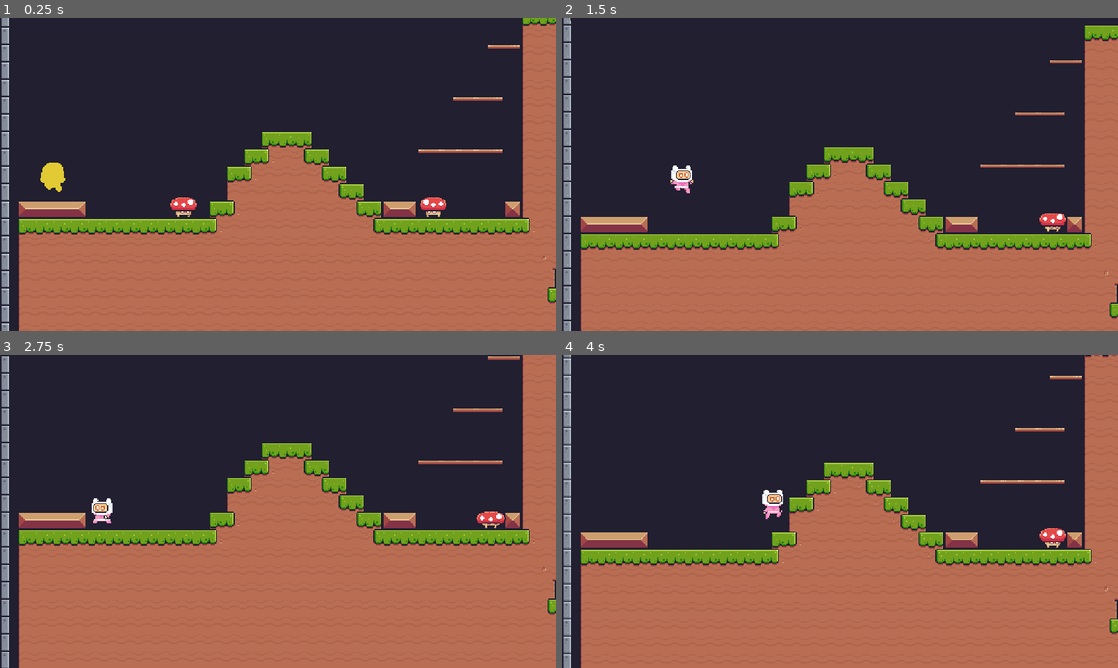
Above: before the commit, frames 1-4 (two rows, left to right).
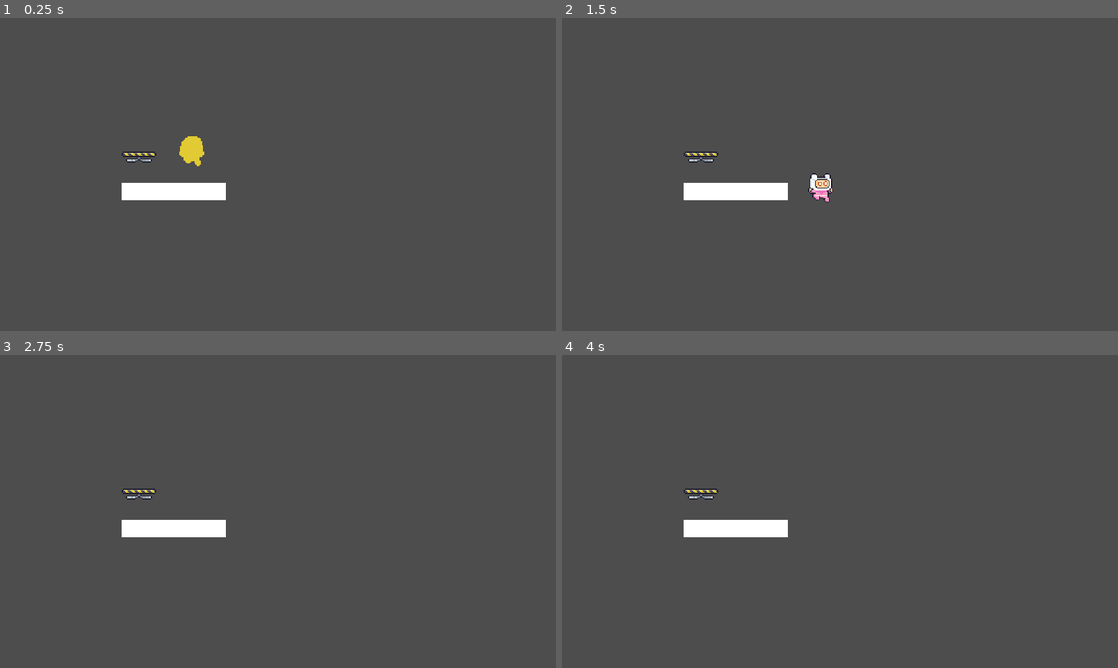
Above: after the commit, the same moments.

Repository: Jorgiz/Pixel-Adventure
Game: Godot game, scene res://main.tscn
Same seed, same stepped clock (60 frames per second), same inputs: the game is played once before the commit and once after it.
Inputs:
- Up to frame 1 (0.25 s): no input
- Up to frame 2 (1.5 s): tap Enter (ui_accept) at 0.5 s; hold D (right) from 0.53 s (still down); tap W (jump) at 0.77 s
- Up to frame 3 (2.75 s): tap W (jump) at 1.52 s; release D (right) at 2.03 s; hold A (left) from 2.03 s (still down)
- Up to frame 4 (4 s): release A (left) at 2.78 s; hold D (right) from 2.78 s (still down); tap W (jump) at 3.02, 3.77 s

The runs differ from the first frame. In frame 1, 100% of the frame differs, in the area x 0-100%, y 0-100%; in frame 2, 100%; in frame 3, 100%; in frame 4, 100%.

Commit message:
Add Falling Platform

Diff:
--- a/Main Characters/player.tscn
+++ b/Main Characters/player.tscn
@@ -12,7 +12,7 @@
 [sub_resource type="RectangleShape2D" id="RectangleShape2D_do5h4"]
 size = Vector2(16, 4)
 
-[node name="Player" type="CharacterBody2D"]
+[node name="Player" type="CharacterBody2D" groups=["player"]]
 collision_mask = 2
 script = ExtResource("1_3dy1y")
 metadata/_edit_group_ = true
--- /dev/null
+++ b/Traps/Falling Platforms/falling_platform.gd
@@ -0,0 +1,57 @@
+extends CharacterBody2D
+
+var character: CharacterBody2D
+var gravity: int = ProjectSettings.get_setting("physics/2d/default_gravity")
+var triggered: bool = false
+var process_locked: bool = false
+var acceleration := Vector2.ZERO
+
+@onready var initial_position = self.position
+
+
+func _ready() -> void:
+	set_physics_process(false)
+
+
+func _physics_process(delta: float) -> void:
+	for i in range(character.get_slide_collision_count()):
+		var collider = character.get_slide_collision(i).get_collider()
+		if collider == self:
+			process_locked = true
+			$AnimationPlayer.play("Warning")
+
+	if triggered:
+		acceleration.y += gravity * (delta**2)
+		position += acceleration
+
+
+func reset():
+	acceleration = Vector2.ZERO
+	$AnimationPlayer.play("On")
+	set_physics_process(false)
+	triggered = false
+	$CollisionShape2D.disabled = false
+	self.position = initial_position
+	process_locked = false
+
+
+func _on_player_detector_body_entered(body: Node2D) -> void:
+	character = body as CharacterBody2D
+	if character.is_in_group("player"):
+		set_physics_process(true)
+
+
+func _on_player_detector_body_exited(body: Node2D) -> void:
+	if not process_locked:
+		set_physics_process(false)
+
+
+func _on_animation_player_animation_finished(anim_name: StringName) -> void:
+	if anim_name == "Warning":
+		$CollisionShape2D.disabled = true
+		$Timer.start()
+		triggered = true
+
+
+func _on_timer_timeout() -> void:
+	reset()
--- /dev/null
+++ b/Traps/Falling Platforms/falling_platform.tscn
@@ -0,0 +1,156 @@
+[gd_scene load_steps=15 format=3 uid="uid://lb3kud4tp15k"]
+
+[ext_resource type="Texture2D" uid="uid://pwsbhgokv25g" path="res://Traps/Falling Platforms/Assets/Off.png" id="1_4h2fg"]
+[ext_resource type="Script" path="res://Traps/Falling Platforms/falling_platform.gd" id="1_pi3mq"]
+[ext_resource type="Texture2D" uid="uid://dog5n6rqq2vih" path="res://Traps/Falling Platforms/Assets/On (32x10).png" id="2_w66bj"]
+
+[sub_resource type="AtlasTexture" id="AtlasTexture_j464n"]
+atlas = ExtResource("2_w66bj")
+region = Rect2(0, 0, 32, 10)
+
+[sub_resource type="AtlasTexture" id="AtlasTexture_cnpyr"]
+atlas = ExtResource("2_w66bj")
+region = Rect2(32, 0, 32, 10)
+
+[sub_resource type="AtlasTexture" id="AtlasTexture_3ge1k"]
+atlas = ExtResource("2_w66bj")
+region = Rect2(64, 0, 32, 10)
+
+[sub_resource type="AtlasTexture" id="AtlasTexture_qer6p"]
+atlas = ExtResource("2_w66bj")
+region = Rect2(96, 0, 32, 10)
+
+[sub_resource type="SpriteFrames" id="SpriteFrames_qbfsm"]
+animations = [{
+"frames": [ExtResource("1_4h2fg")],
+"loop": false,
+"name": &"Off",
+"speed": 1.0
+}, {
+"frames": [SubResource("AtlasTexture_j464n"), SubResource("AtlasTexture_cnpyr"), SubResource("AtlasTexture_3ge1k"), SubResource("AtlasTexture_qer6p")],
+"loop": true,
+"name": &"On",
+"speed": 20.0
+}]
+
+[sub_resource type="RectangleShape2D" id="RectangleShape2D_hch3m"]
+size = Vector2(30, 3)
+
+[sub_resource type="Animation" id="Animation_5xwju"]
+resource_name = "On"
+length = 0.1
+tracks/0/type = "value"
+tracks/0/imported = false
+tracks/0/enabled = true
+tracks/0/path = NodePath("AnimatedSprite2D:animation")
+tracks/0/interp = 1
+tracks/0/loop_wrap = true
+tracks/0/keys = {
+"times": PackedFloat32Array(0),
+"transitions": PackedFloat32Array(1),
+"update": 1,
+"values": [&"On"]
+}
+tracks/1/type = "value"
+tracks/1/imported = false
+tracks/1/enabled = true
+tracks/1/path = NodePath("AnimatedSprite2D:position")
+tracks/1/interp = 1
+tracks/1/loop_wrap = true
+tracks/1/keys = {
+"times": PackedFloat32Array(0),
+"transitions": PackedFloat32Array(1),
+"update": 0,
+"values": [Vector2(0, 0)]
+}
+
+[sub_resource type="Animation" id="Animation_kj40v"]
+length = 0.001
+tracks/0/type = "value"
+tracks/0/imported = false
+tracks/0/enabled = true
+tracks/0/path = NodePath("AnimatedSprite2D:position")
+tracks/0/interp = 1
+tracks/0/loop_wrap = true
+tracks/0/keys = {
+"times": PackedFloat32Array(0),
+"transitions": PackedFloat32Array(1),
+"update": 0,
+"values": [Vector2(0, 0)]
+}
+
+[sub_resource type="Animation" id="Animation_wr3p3"]
+resource_name = "Warning"
+length = 0.6
+tracks/0/type = "value"
+tracks/0/imported = false
+tracks/0/enabled = true
+tracks/0/path = NodePath("AnimatedSprite2D:position")
+tracks/0/interp = 1
+tracks/0/loop_wrap = true
+tracks/0/keys = {
+"times": PackedFloat32Array(0, 0.1, 0.2, 0.3, 0.4, 0.6),
+"transitions": PackedFloat32Array(1, 1, 1, 1, 1, 1),
+"update": 0,
+"values": [Vector2(0, 0), Vector2(6, 0), Vector2(-5, 0), Vector2(6, 0), Vector2(-5, 0), Vector2(0, 0)]
+}
+tracks/1/type = "value"
+tracks/1/imported = false
+tracks/1/enabled = true
+tracks/1/path = NodePath("AnimatedSprite2D:animation")
+tracks/1/interp = 1
+tracks/1/loop_wrap = true
+tracks/1/keys = {
+"times": PackedFloat32Array(0),
+"transitions": PackedFloat32Array(1),
+"update": 1,
+"values": [&"On"]
+}
+
+[sub_resource type="AnimationLibrary" id="AnimationLibrary_vo60c"]
+_data = {
+"On": SubResource("Animation_5xwju"),
+"RESET": SubResource("Animation_kj40v"),
+"Warning": SubResource("Animation_wr3p3")
+}
+
+[sub_resource type="RectangleShape2D" id="RectangleShape2D_egulk"]
+size = Vector2(32, 2)
+
+[node name="FallingPlatform" type="CharacterBody2D"]
+collision_layer = 2
+script = ExtResource("1_pi3mq")
+metadata/_edit_group_ = true
+
+[node name="AnimatedSprite2D" type="AnimatedSprite2D" parent="."]
+frames = SubResource("SpriteFrames_qbfsm")
+animation = &"On"
+playing = true
+
+[node name="CollisionShape2D" type="CollisionShape2D" parent="."]
+position = Vector2(0, -2.5)
+shape = SubResource("RectangleShape2D_hch3m")
+one_way_collision = true
+
+[node name="AnimationPlayer" type="AnimationPlayer" parent="."]
+autoplay = "On"
+libraries = {
+"": SubResource("AnimationLibrary_vo60c")
+}
+
+[node name="PlayerDetector" type="Area2D" parent="."]
+position = Vector2(0, -5)
+collision_layer = 0
+
+[node name="CollisionShape2D" type="CollisionShape2D" parent="PlayerDetector"]
+shape = SubResource("RectangleShape2D_egulk")
+debug_color = Color(0.301961, 0.627451, 0, 0.419608)
+
+[node name="Timer" type="Timer" parent="."]
+wait_time = 2.0
+one_shot = true
+
+[connection signal="animation_finished" from="AnimationPlayer" to="." method="_on_animation_player_animation_finished"]
+[connection signal="body_entered" from="PlayerDetector" to="." method="_on_player_detector_body_entered"]
+[connection signal="body_exited" from="PlayerDetector" to="." method="_on_player_detector_body_exited"]
+[connection signal="timeout" from="Timer" to="." method="_on_timer_timeout"]
--- a/main.tscn
+++ b/main.tscn
@@ -1,9 +1,31 @@
-[gd_scene load_steps=3 format=3 uid="uid://b48at344qttyb"]
+[gd_scene load_steps=6 format=3 uid="uid://b48at344qttyb"]
 
 [ext_resource type="Script" path="res://main.gd" id="1_fri7y"]
-[ext_resource type="PackedScene" uid="uid://con3pgpyaevg7" path="res://Levels/level_1.tscn" id="2_herep"]
+[ext_resource type="PackedScene" uid="uid://jq2jsd8ggp4y" path="res://Main Characters/player.tscn" id="2_c1p32"]
+[ext_resource type="PackedScene" uid="uid://lb3kud4tp15k" path="res://Traps/Falling Platforms/falling_platform.tscn" id="3_i7wpd"]
+
+[sub_resource type="QuadMesh" id="QuadMesh_0ld4w"]
+
+[sub_resource type="RectangleShape2D" id="RectangleShape2D_dg44w"]
+size = Vector2(96, 16)
 
 [node name="Main" type="Node2D"]
 script = ExtResource("1_fri7y")
 
-[node name="Level_1" parent="." instance=ExtResource("2_herep")]
+[node name="Player" parent="." instance=ExtResource("2_c1p32")]
+position = Vector2(176, 120)
+
+[node name="StaticBody2D" type="StaticBody2D" parent="."]
+position = Vector2(160, 160)
+collision_layer = 2
+collision_mask = 0
+
+[node name="MeshInstance2D" type="MeshInstance2D" parent="StaticBody2D"]
+scale = Vector2(96, 16)
+mesh = SubResource("QuadMesh_0ld4w")
+
+[node name="CollisionShape2D" type="CollisionShape2D" parent="StaticBody2D"]
+shape = SubResource("RectangleShape2D_dg44w")
+
+[node name="FallingPlatform" parent="." instance=ExtResource("3_i7wpd")]
+position = Vector2(128, 128)
Renamed: Traps/Falling Platforms/Off.png -> Traps/Falling Platforms/Assets/Off.png
Renamed: Traps/Falling Platforms/On (32x10).png -> Traps/Falling Platforms/Assets/On (32x10).png
Not shown, removed: Traps/Falling Platforms/Off.png.import
Not shown, removed: Traps/Falling Platforms/On (32x10).png.import
